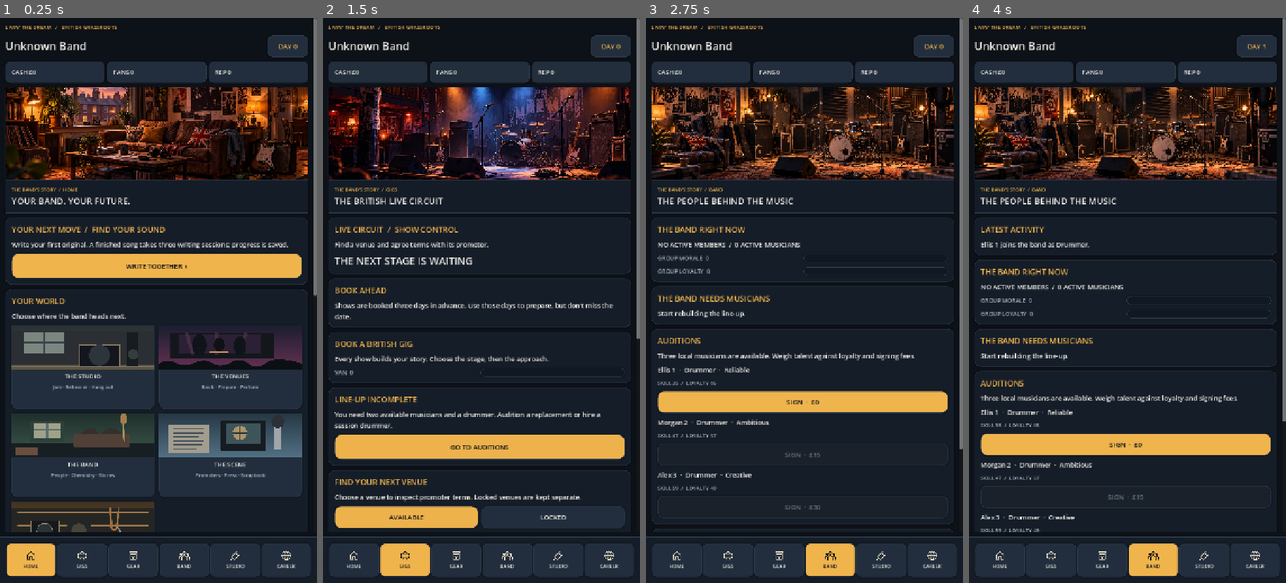
Above: before the commit, frames 1-4 (left to right).
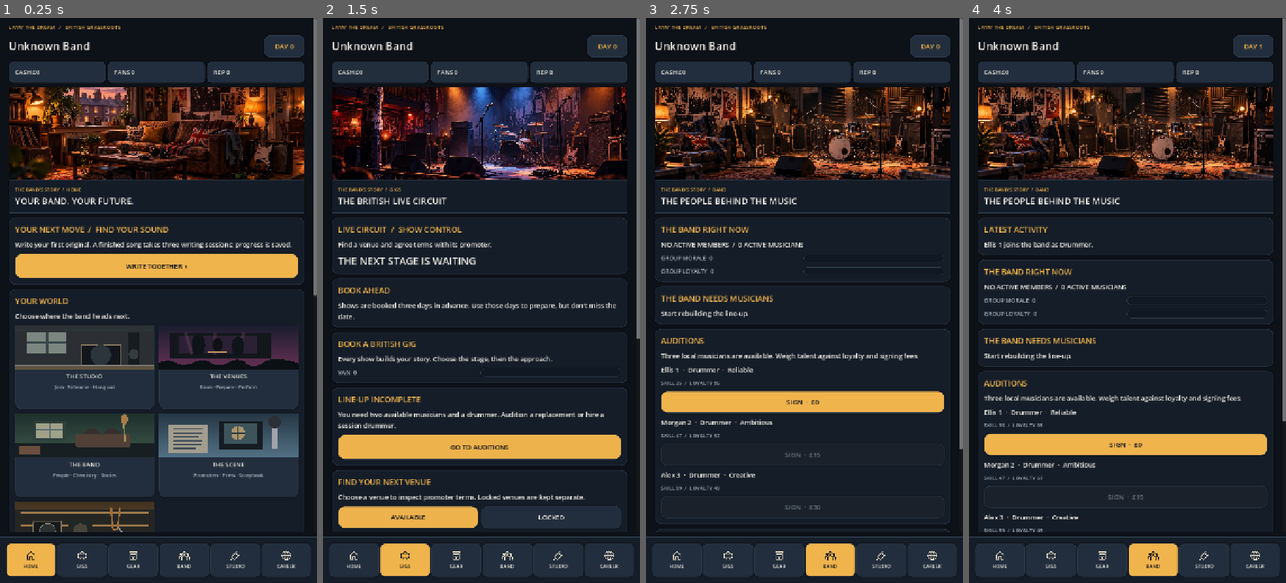
Above: after the commit, the same moments.

Repository: alimuir654-rgb/BandMaster
Game: Godot game, scene res://Scenes/CareerHub.tscn
The game is run twice, just before and just after one commit, with the same random seed, the same clock (stepped at 60 frames per second) and the same inputs. This scene is started directly instead of the project's main scene.
Inputs:
- Up to frame 1 (0.25 s): no input
- Up to frame 2 (1.5 s): click "WRITE TOGETHER ›" at 0.5 s; click "JAM" at 1.25 s
- Up to frame 3 (2.75 s): click "GO TO AUDITIONS" at 2 s
- Up to frame 4 (4 s): click "SIGN · £0" at 2.75 s; click "CONTINUE ›" at 3.5 s

The runs differ from the first frame. In frame 1, 11% of the frame differs, in the area x 1-98%, y 1-91%; in frame 2, 11%; in frame 3, 11%; in frame 4, 11%.
Error in both runs: Invalid access to property or key 'band' on a base object of type 'Dictionary'. (res://Scripts/career_hub.gd:1181)

Commit message:
Apply responsive gutter, portrait and studio banner sizes

Diff:
--- a/Scripts/career_hub.gd
+++ b/Scripts/career_hub.gd
@@ -164,8 +164,8 @@
  scroll.horizontal_scroll_mode = ScrollContainer.SCROLL_MODE_DISABLED
  var margin := MarginContainer.new()
  margin.size_flags_horizontal = Control.SIZE_EXPAND_FILL
- margin.add_theme_constant_override("margin_left",12)
- margin.add_theme_constant_override("margin_right",12)
+ margin.add_theme_constant_override("margin_left",CareerLayout.content_gutter(get_viewport_rect().size.x))
+ margin.add_theme_constant_override("margin_right",CareerLayout.content_gutter(get_viewport_rect().size.x))
  margin.add_theme_constant_override("margin_top",12)
  margin.add_theme_constant_override("margin_bottom",24)
  scroll.add_child(margin)
@@ -666,13 +666,13 @@
   identity.add_theme_constant_override("separation",14)
   box.add_child(identity)
   var portrait := Portrait.new()
-  portrait.custom_minimum_size = Vector2(88,108)
+  portrait.custom_minimum_size = CareerLayout.member_portrait_size(get_viewport_rect().size.x)
   portrait.set_character(str(member.get("candidate_id",member.get("id",i))),str(member.get("name","Musician")))
   identity.add_child(portrait)
   var name_stack := VBoxContainer.new()
   name_stack.size_flags_horizontal = Control.SIZE_EXPAND_FILL
   identity.add_child(name_stack)
-  _label(name_stack,str(member.get("name","Musician")).to_upper(),24,UI.WHITE)
+  _label(name_stack,str(member.get("name","Musician")).to_upper(),CareerLayout.member_name_font_size(get_viewport_rect().size.x),UI.WHITE)
   _label(name_stack,str(member.get("role","")).to_upper(),13,UI.AMBER)
   _label(name_stack,str(member.get("trait","")),13,UI.MUTED)
   _label(name_stack,BandPulse.member_note(member),12,UI.AMBER)
@@ -875,7 +875,7 @@
  var mode_descriptions := {"JAM":"Build a song from someone's idea.","HANG OUT":"Be people together, not just bandmates.","PROMOTE":"Get your name around town."}
  var scene_card := _card(str(mode_titles.get(action_view,"THE STUDIO")),str(mode_descriptions.get(action_view,"")))
  var scene_art := TextureRect.new()
- scene_art.custom_minimum_size.y = 184
+ scene_art.custom_minimum_size.y = CareerLayout.studio_banner_height(get_viewport_rect().size.x)
  scene_art.expand_mode = TextureRect.EXPAND_IGNORE_SIZE
  scene_art.stretch_mode = TextureRect.STRETCH_KEEP_ASPECT_COVERED
  scene_art.mouse_filter = Control.MOUSE_FILTER_IGNORE
